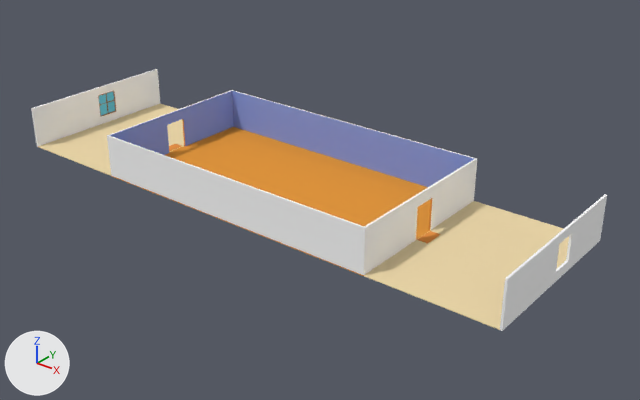
Renders of the Blender file iggj19-game/Assets/Models/assetsmodul.blend from each side of a commit.
Both versions are drawn from a 50 mm lens placed at (7.4, -8.52, 5.27), pointed at (0.48, 0.14, -0.1). The lights are fixed; the arrows at lower left show +X, +Y and +Z.

The first picture shows 'Cube', 'Flur', 'Wohnung'.
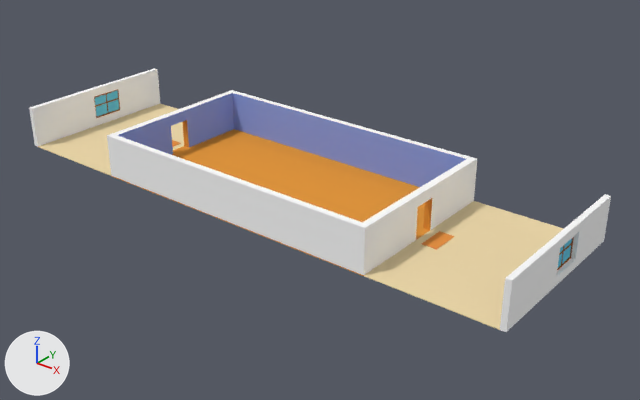
Where the newer file only moved an object's origin or applied its transform, the numbers keep the older frame.

Pixel boxes (x1, y1, x2, y2) of what changed, in the pictures (640 x 400 px; the box of a moved part takes in the faces that stretch with it):
'Flur', reshaped
    before: (31, 69, 607, 331)
    after: (29, 68, 611, 332)
'Cube', rescaled (42% wider, 11% taller)
    before: (98, 91, 116, 117)
    after: (94, 89, 120, 118)
'Cube.003', added
    after: (557, 237, 574, 270)
    faces in mat_window (cyan #6bc9e7): (558, 238, 572, 267)
part 1 of me_cube, moved or reshaped
    before: (98, 91, 116, 117)
    after: (94, 89, 120, 118)
part 2 of me_cube, moved or reshaped
    before: (99, 92, 115, 115)
    after: (95, 91, 119, 116)
part 3 of me_cube_006, moved or reshaped
    before: (539, 229, 567, 296)
    after: (543, 231, 571, 297)
part 4 of me_cube_006, moved or reshaped
    before: (31, 69, 607, 331)
    after: (29, 68, 611, 332)
part 5 of me_cube_006, moved or reshaped
    before: (561, 212, 588, 276)
    after: (565, 213, 592, 277)
part 6 of me_cube_006, moved or reshaped
    before: (78, 86, 562, 272)
    after: (78, 86, 566, 277)
part 7 of me_cube_006, moved or reshaped
    before: (106, 77, 572, 267)
    after: (106, 77, 579, 268)
part 8 of me_cube_005, moved or reshaped
    both: (121, 94, 459, 221)
part 9 of me_cube_005, moved or reshaped
    both: (121, 94, 467, 240)
part 10 of me_cube_005, moved or reshaped
    both: (107, 90, 477, 228)

The change, as a diff of the scene's bpy script:
```diff
--- a/iggj19-game/Assets/Models/assetsmodul.blend.py
+++ b/iggj19-game/Assets/Models/assetsmodul.blend.py
@@ me_cube @@
 me_cube.from_pydata(...)  # 52 vertices, 43 faces; spans x -0.09..0.09, y -2.03..2.18, z -0.82..4.01
 # used by ob_cube; location = (-4.03, 0.14, 0.19); scale = (0.0769, 0.0769, 0.0769)
-me_cube.vertices[44].co = (-0.02, -2.03, -0.64)  # pixel (100, 115)
-me_cube.vertices[45].co = (0.03, -2.03, -0.64)  # pixel (100, 115)
-me_cube.vertices[46].co = (-0.02, 0.0, -0.64)  # pixel (107, 113)
-me_cube.vertices[47].co = (0.03, 0.0, -0.64)  # pixel (108, 113)
-me_cube.vertices[48].co = (-0.02, 0.0, 3.87)  # pixel (105, 93)
-me_cube.vertices[49].co = (-0.02, -2.03, 3.87)  # pixel (98, 95)
-me_cube.vertices[50].co = (0.03, -2.03, 3.87)  # pixel (98, 95)
-me_cube.vertices[51].co = (0.03, 0.0, 3.87)  # pixel (105, 93)
+# me_cube part 1: the loose piece of 44 vertices spanning x -0.09..0.09, y 0.0..2.18, z -0.82..4.01 is scaled about the mesh origin by (0.0769, 0.118, 0.0763)
+# me_cube part 2
+me_cube.vertices[44].co = (0.0, -0.16, -0.05)  # pixel (100, 115)
+me_cube.vertices[45].co = (0.0, -0.24, -0.05)  # pixel (96, 117)
+me_cube.vertices[46].co = (0.0, 0.0, -0.05)  # pixel (107, 113)
+me_cube.vertices[47].co = (0.0, 0.0, -0.05)  # pixel (108, 113)
+me_cube.vertices[48].co = (0.0, 0.0, 0.3)  # pixel (105, 93)
+me_cube.vertices[49].co = (0.0, -0.16, 0.3)  # pixel (98, 95)
+me_cube.vertices[50].co = (0.0, -0.24, 0.3)  # pixel (94, 97)
+me_cube.vertices[51].co = (0.0, 0.0, 0.3)  # pixel (105, 93)
 me_cube.materials.append(mat_window)
@@ me_cube_006 @@
-me_cube_006.from_pydata(...)  # 276 vertices, 276 faces; spans x -4.04..-2.25, y -1.27..1.27, z -0.01..0.63
+me_cube_006.from_pydata(...)  # 276 vertices, 276 faces; spans x -4.09..-2.25, y -1.27..1.27, z -0.01..0.63
+# me_cube_006 part 3: all 4 vertices in x -4.04, y -0.03, z 0.13..0.5 are moved by (-0.05, -0.09, 0.0)
+# me_cube_006 part 4: 50 of the vertices in x -4.04, y -1.27..1.27, z 0.01..0.63 are moved by (-0.05, 0.0, 0.0)
+# me_cube_006 part 5: all 4 vertices in x -4.04, y 0.31, z 0.13..0.5 are moved by (-0.05, 0.09, 0.0)
+# me_cube_006 part 6: all 4 vertices in x -4.01, y -0.03, z 0.13..0.5 are moved by (0.0, -0.09, 0.0)
+# me_cube_006 part 7: all 4 vertices in x -4.01, y 0.31, z 0.13..0.5 are moved by (0.0, 0.09, 0.0)
 me_cube_006.materials.append(mat_floor)
@@ me_cube_005 @@
 me_cube_005.from_pydata(...)  # 258 vertices, 238 faces; spans x -2.25..0.0, y -1.27..0.0, z -0.01..0.63
+# me_cube_005 part 8: all 40 vertices in x -1.97..0.0, y -1.25, z 0.01..0.63 are moved by (0.0, 0.07, 0.0)
+# me_cube_005 part 9: 23 of the vertices in x -2.22, y -1.01..0.0, z 0.01..0.63 are moved by (0.08, 0.0, 0.0)
+# me_cube_005 part 10: all 5 vertices in x -2.22, y -1.25, z 0.01..0.63 are moved by (0.08, 0.07, 0.0)
 me_cube_005.materials.append(mat_floor_001)
@@ ob_cube @@
 ob_cube.location = (-4.03, 0.14, 0.19)
-ob_cube.scale = (0.0769, 0.0769, 0.0769)
 _m = ob_cube.modifiers.new('Mirror', 'MIRROR')
@@ ob_cube_003 @@
+ob_cube_003 = bpy.data.objects.new('Cube.003', me_cube_001_1)  # 52 vertices, 43 faces; spans x -0.007..0.007, y -0.242..0.253, z -0.063..0.309; in mat_window (cyan #6bc9e7), mat_rahmen (brown #a15c27); modifiers MIRROR
+ob_cube_003.location = (4.03, 0.14, 0.19)
+ob_cube_003.rotation_euler = (0.0, 0.0, 3.142)  # degrees (0, 0, 180)
```
